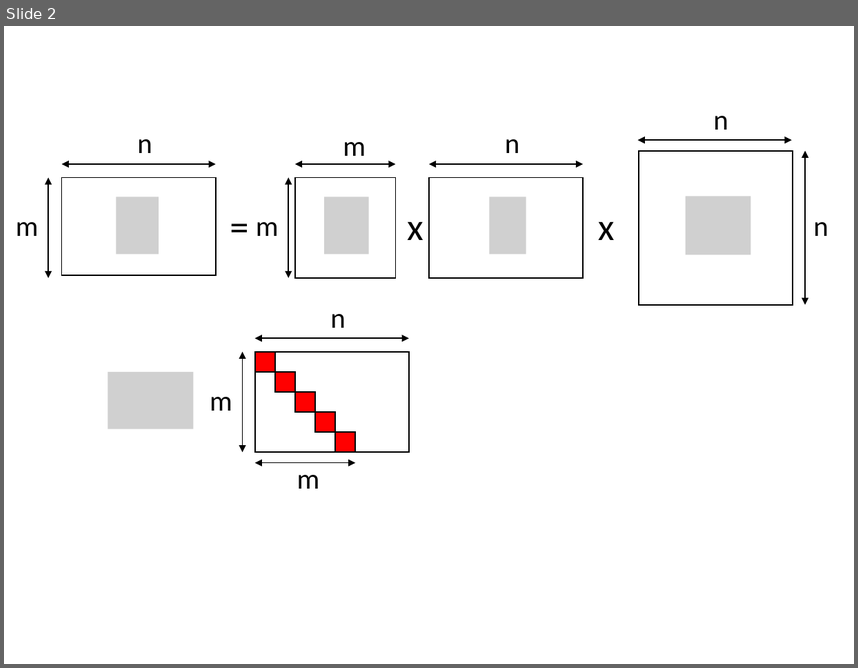
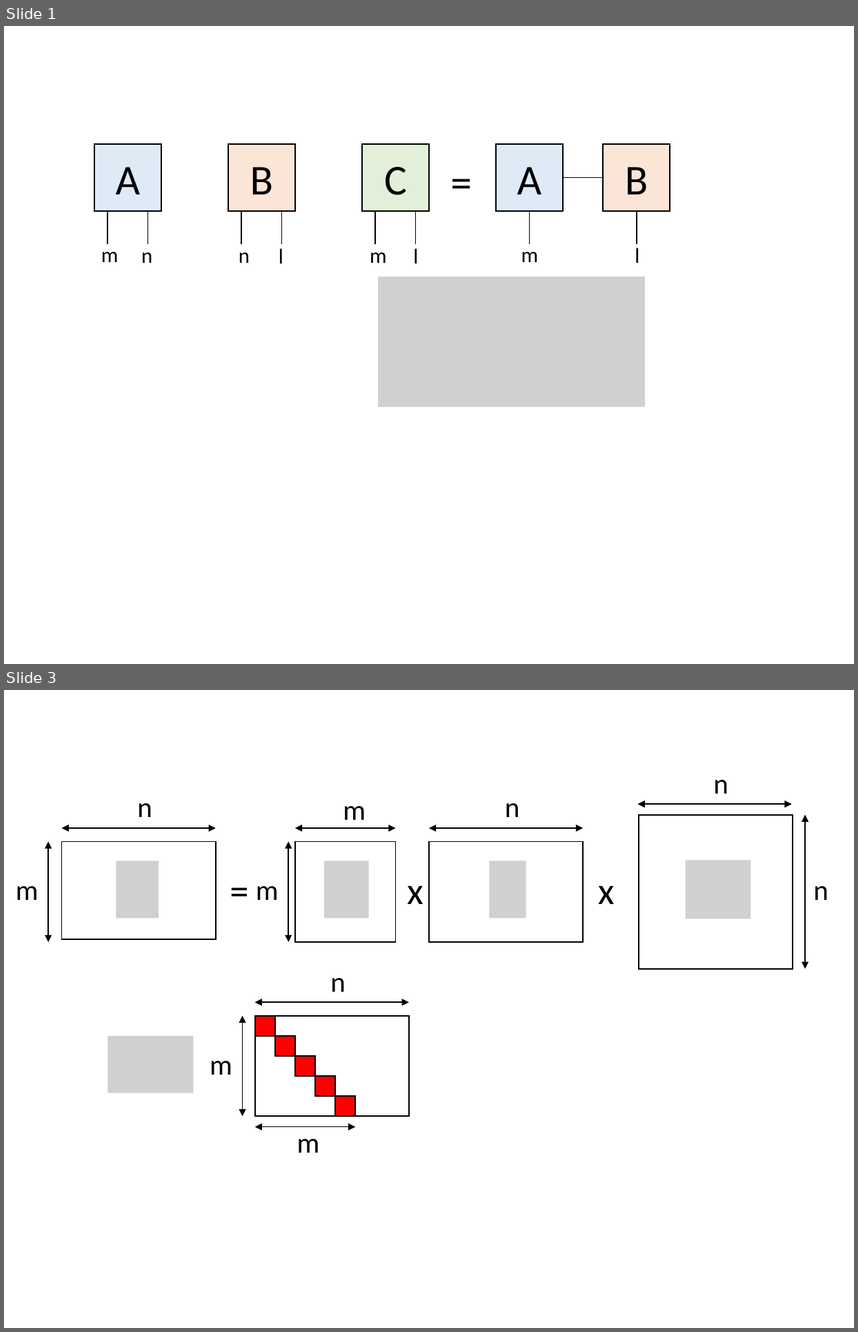
Before and after one commit to kaityo256/qiita, a slide deck: daimyo_tucker/fig.pptx. Shown one above the other, each under a label of ours: slide 2 before the commit, slides 1 and 3 after it; the slides between them are not shown. The pictures are 858x668 and 858x1332 pixels, drawn with LibreOffice and Linux fonts; fonts in the diff are those of the drawing; grey boxes stand for pictures. Boxes give left, top, right and bottom in pixels: in the first picture for what was removed or moved away, otherwise in the second. Text is boxed around its words. In the diff, an @@ line names an element or a change of style, - is before the commit and + after.

```diff
--- a/daimyo_tucker/fig.pptx
+++ b/daimyo_tucker/fig.pptx
@@ slide 1 added at (x1=4, y1=26, x2=854, y2=664), background #FFFFFF @@
@@ rectangle added at (x1=94, y1=144, x2=161, y2=212), fill #DEEBF7, outline #000000 1 pt, 36 pt, text #000000 @@
+A
@@ rectangle added at (x1=228, y1=144, x2=296, y2=212), fill #FBE5D6, outline #000000 1 pt, 36 pt, text #000000 @@
+B
@@ rectangle added at (x1=362, y1=144, x2=429, y2=212), fill #E2F0D9, outline #000000 1 pt, 36 pt, text #000000 @@
+C
@@ rectangle added at (x1=496, y1=144, x2=564, y2=212), fill #DEEBF7, outline #000000 1 pt, 36 pt, text #000000 @@
+A
@@ rectangle added at (x1=604, y1=144, x2=671, y2=212), fill #FBE5D6, outline #000000 1 pt, 36 pt, text #000000 @@
+B
@@ text added at (x1=443, y1=151, x2=481, y2=212), 36 pt, text #000000 @@
+=
@@ line added from (604, 177) to (562, 177), #000000 1 pt @@
@@ line added from (107, 212) to (107, 245), #000000 1 pt @@
@@ line added from (148, 212) to (148, 245), #000000 1 pt @@
@@ line added from (242, 212) to (242, 245), #000000 1 pt @@
@@ line added from (282, 212) to (282, 245), #000000 1 pt @@
@@ line added from (375, 212) to (375, 245), #000000 1 pt @@
@@ line added from (415, 212) to (415, 245), #000000 1 pt @@
@@ line added from (529, 212) to (529, 245), #000000 1 pt @@
@@ line added from (637, 212) to (637, 245), #000000 1 pt @@
@@ text added at (x1=101, y1=252, x2=119, y2=262), 18 pt, text #000000 @@
+m
@@ text added at (x1=141, y1=252, x2=152, y2=263), 18 pt, text #000000 @@
+n
@@ text added at (x1=239, y1=252, x2=250, y2=263), 18 pt, text #000000 @@
+n
@@ text added at (x1=279, y1=248, x2=283, y2=263), 18 pt, text #000000 @@
+l
@@ text added at (x1=370, y1=252, x2=387, y2=263), 18 pt, text #000000 @@
+m
@@ text added at (x1=413, y1=248, x2=418, y2=263), 18 pt, text #000000 @@
+l
@@ text added at (x1=522, y1=252, x2=539, y2=262), 18 pt, text #000000 @@
+m
@@ text added at (x1=635, y1=247, x2=639, y2=263), 18 pt, text #000000 @@
+l
@@ picture added at (x1=378, y1=276, x2=645, y2=407) @@
@@ what was slide 2 is now slide 3 @@
```
Also in this commit, not shown: 1 other slide added, 1 slide removed, 1 other file.
